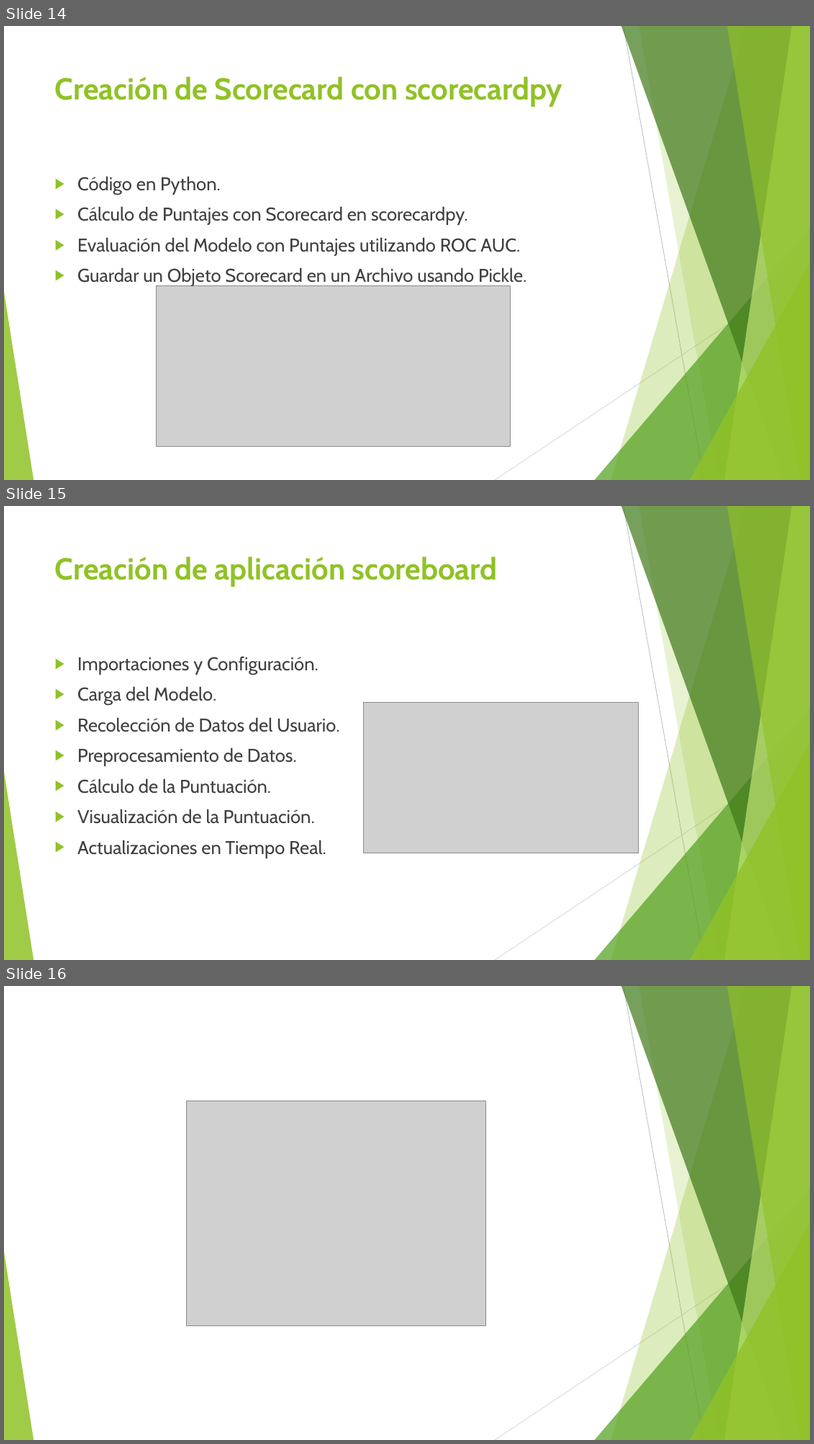
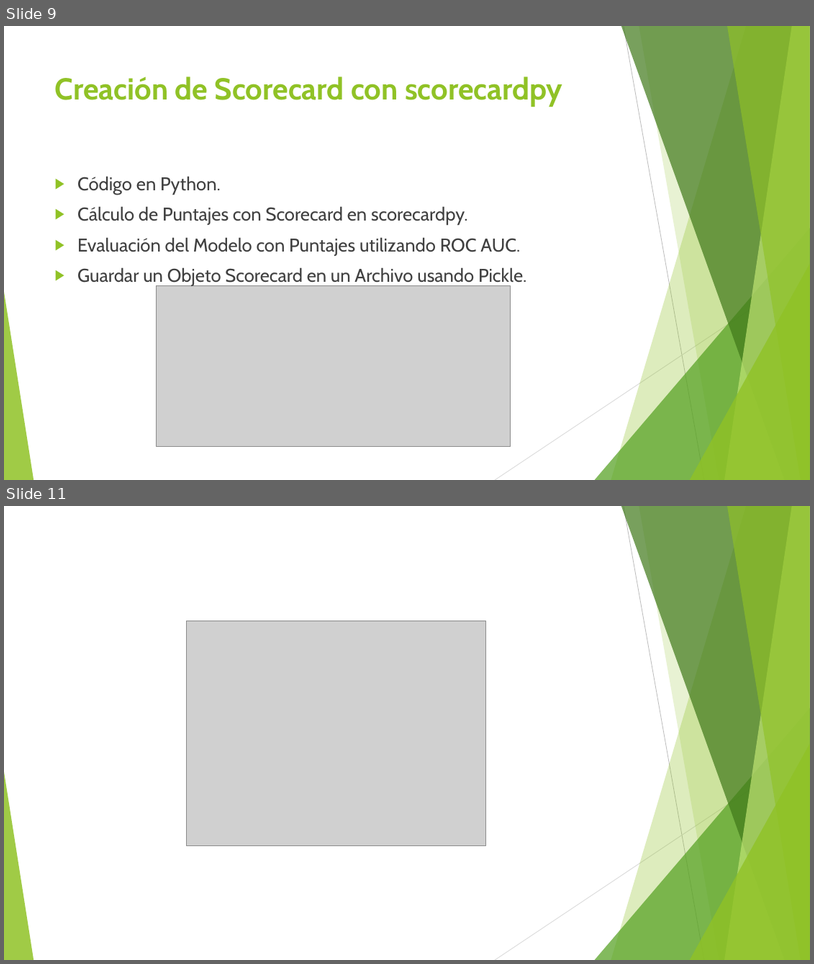
Before and after one commit to OscarSantosMu/azure-ml-projects, a slide deck: projects/RiskAnalyzers_project/presentation/riskanalyzers_presentacion.pptx. Shown one above the other, each under a label of ours: slides 14, 15 and 16 before the commit, slides 9 and 11 after it; the slides between them are not shown. The pictures are 814x1444 and 814x964 pixels, drawn with LibreOffice and Linux fonts; fonts in the diff are those of the drawing; grey boxes stand for pictures. Boxes give left, top, right and bottom in pixels: in the first picture for what was removed or moved away, otherwise in the second. Text is boxed around its words. In the diff, an @@ line names an element or a change of style, - is before the commit and + after.

Commit message:
actualizacion de la guia positiva

```diff
--- a/projects/RiskAnalyzers_project/presentation/riskanalyzers_presentacion.pptx
+++ b/projects/RiskAnalyzers_project/presentation/riskanalyzers_presentacion.pptx
@@ slide 15 removed at [4, 506, 810, 960], background #FFFFFF; not listed: 10 template elements that a slide beside it also shows @@
@@ title removed at [55, 556, 498, 587] @@
-Creación de aplicación scoreboard
@@ text removed at [77, 656, 340, 857] @@
-▶ Importaciones y Configuración.
-▶ Carga del Modelo.
-▶ Recolección de Datos del Usuario.
-▶ Preprocesamiento de Datos.
-▶ Cálculo de la Puntuación.
-▶ Visualización de la Puntuación.
-▶ Actualizaciones en Tiempo Real.
@@ picture removed at [363, 702, 639, 852] @@
@@ what was slide 14 is now slide 9 @@
@@ what was slide 16 is now slide 11 @@
```
Also in this commit, not shown: 3 slides changed, 1 slide added, 5 other slides removed.
